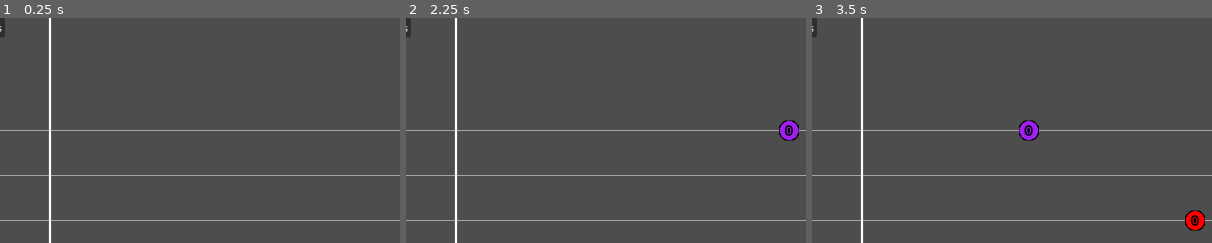
Above: before the commit, frames 1-3 (left to right).
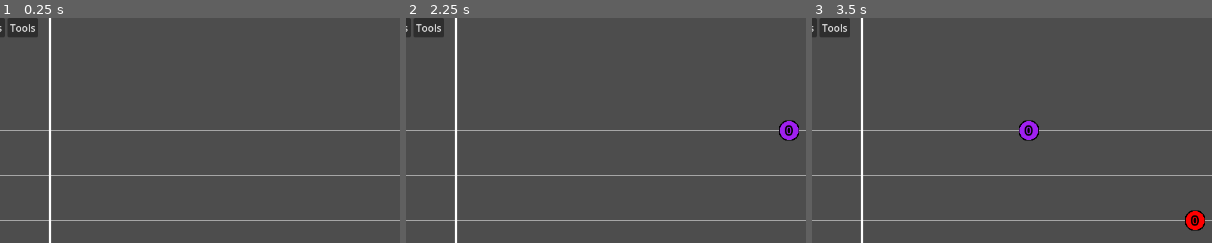
Above: after the commit, the same moments.

Repository: daredevil28/DemonForge
Game: Godot game, scene res://Assets/Scenes/game_scene.tscn
Two runs of this game, one before a commit and one after it. Both use one fixed random seed, a clock stepped at 60 frames per second and the inputs below. Sound files missing from this copy of the repository are replaced by a short silence.
Inputs (mouse positions are % of the whole screen's width and height, from its top left):
- Up to frame 1 (0.25 s): no input
- Up to frame 2 (2.25 s): tap Enter at 0.5, 2 s; move the mouse to (72, 45) at 0.52 s; press the mouse at (72, 45) at 0.53 s; tap Space (TogglePlay) at 1.25 s; move the mouse to (30, 55) at 1.27 s; release the mouse at (30, 55) at 1.28 s; right-click (30, 55) at 1.35 s; click (30, 55) at 1.42 s; move the mouse to (60, 28) at 2.02 s; hold Mouse wheel down (ScrollDown) from 2.03 s (still down); click (60, 28) at 2.17 s
- Up to frame 3 (3.5 s): tap Space (TogglePlay) at 2.75 s; move the mouse to (45, 70) at 2.77 s; release Mouse wheel down (ScrollDown) at 2.78 s; tap Mouse wheel up (ScrollUp) at 2.85 s; click (45, 70) at 2.92 s
The pictures show only the part of the screen within x 9-59%, y 0-50%; the shares and areas given below are measured in that part.

The runs differ from the first frame. In frame 1, 0.6% of the frame differs, in the area x 2-10%, y 0-9%; in frame 2, 0.6%; in frame 3, 0.6%.

Commit message:
Added tools bar which allow you to snap all notes to closest position

Diff:
--- a/Assets/Scenes/ui.tscn
+++ b/Assets/Scenes/ui.tscn
@@ -95,12 +95,12 @@
 
 [node name="File" type="PopupMenu" parent="MenuBar"]
 title = "Test"
-size = Vector2i(194, 100)
+size = Vector2i(194, 116)
 hide_on_state_item_selection = true
 item_count = 4
-item_0/text = "New project (Ctrl + N)"
+item_0/text = "New Project (Ctrl + N)"
 item_0/id = 0
-item_1/text = "Load File(Ctrl + L)"
+item_1/text = "Load File (Ctrl + L)"
 item_1/id = 1
 item_2/text = "Save File (Ctrl + S)"
 item_2/id = 2
@@ -114,6 +114,12 @@
 item_0/id = 0
 item_1/text = "Client Options"
 item_1/id = 1
+
+[node name="Tools" type="PopupMenu" parent="MenuBar"]
+size = Vector2i(150, 100)
+item_count = 1
+item_0/text = "Snap to nearest"
+item_0/id = 0
 
 [node name="SongProperties" type="Window" parent="."]
 title = "Song Properties"
@@ -655,6 +661,7 @@
 [connection signal="dir_selected" from="FolderDialog" to="." method="_on_folder_selected"]
 [connection signal="index_pressed" from="MenuBar/File" to="." method="_on_file_index_pressed"]
 [connection signal="index_pressed" from="MenuBar/Properties" to="." method="_on_properties_index_pressed"]
+[connection signal="index_pressed" from="MenuBar/Tools" to="." method="_on_tools_index_pressed"]
 [connection signal="about_to_popup" from="SongProperties" to="." method="_on_song_properties_about_to_popup"]
 [connection signal="close_requested" from="SongProperties" to="." method="_on_song_properties_close_requested"]
 [connection signal="button_up" from="SongProperties/ColorRect/SongPropertiesValues/HBoxContainer/SongSelectFile" to="." method="_on_song_select_file_button_up"]
--- a/Assets/Scripts/note_manager.gd
+++ b/Assets/Scripts/note_manager.gd
@@ -177,6 +177,10 @@
 			GameManager.redraw_scene()
 			break;
 
+func snap_all_notes_to_nearest() -> void:
+	for i : Note in note_nodes:
+		i.time = GameManager.get_closest_snap_value(i.time)
+	GameManager.current_pos = GameManager.current_pos
 func check_if_note_exists_at_mouse_location(time : float, color : int) -> bool:
 	#If the note is a marker
 	if(color == 7):
--- a/Assets/Scripts/ui_controller.gd
+++ b/Assets/Scripts/ui_controller.gd
@@ -63,6 +63,11 @@
 				client_settings_panel.popup()# > _on_client_settings_about_to_popup
 			else:
 				client_settings_panel.visible = false
+
+func _on_tools_index_pressed(index: int) -> void:
+	match index:
+		0:
+			NoteManager.snap_all_notes_to_nearest()
 #endregion
 
 #region Everything related to files
@@ -217,7 +222,6 @@
 func _on_spin_box_value_changed(value: float, box : String) -> void:
 	#Change the specific box
 	GameManager.project_changed = true
-	print(box)
 	if(selected_note != null):
 		match box:
 			"interval":
Not shown, changed: README.MD
